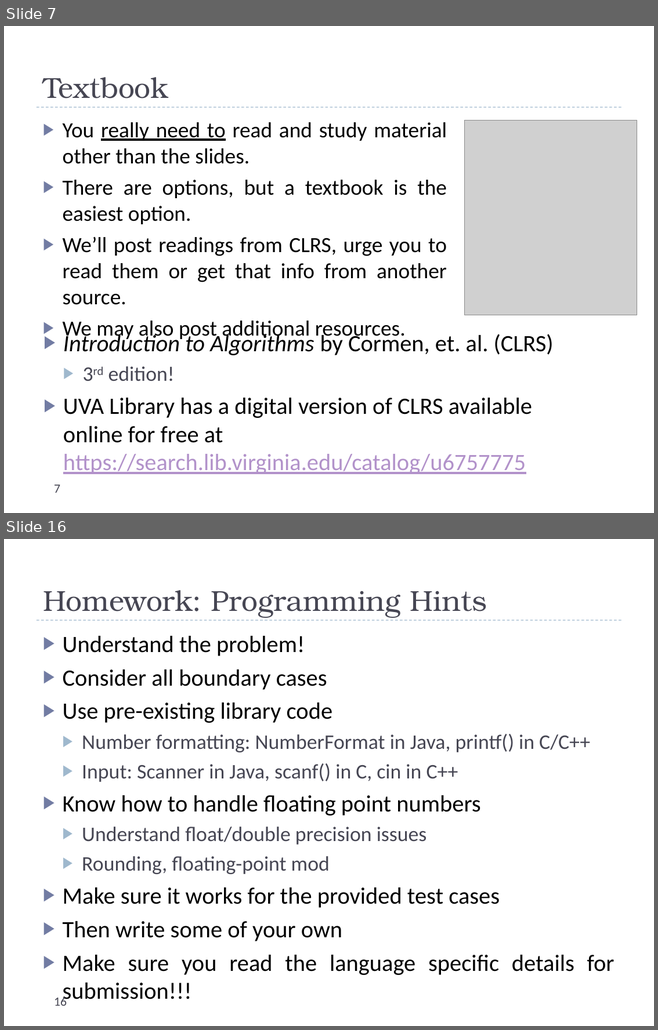
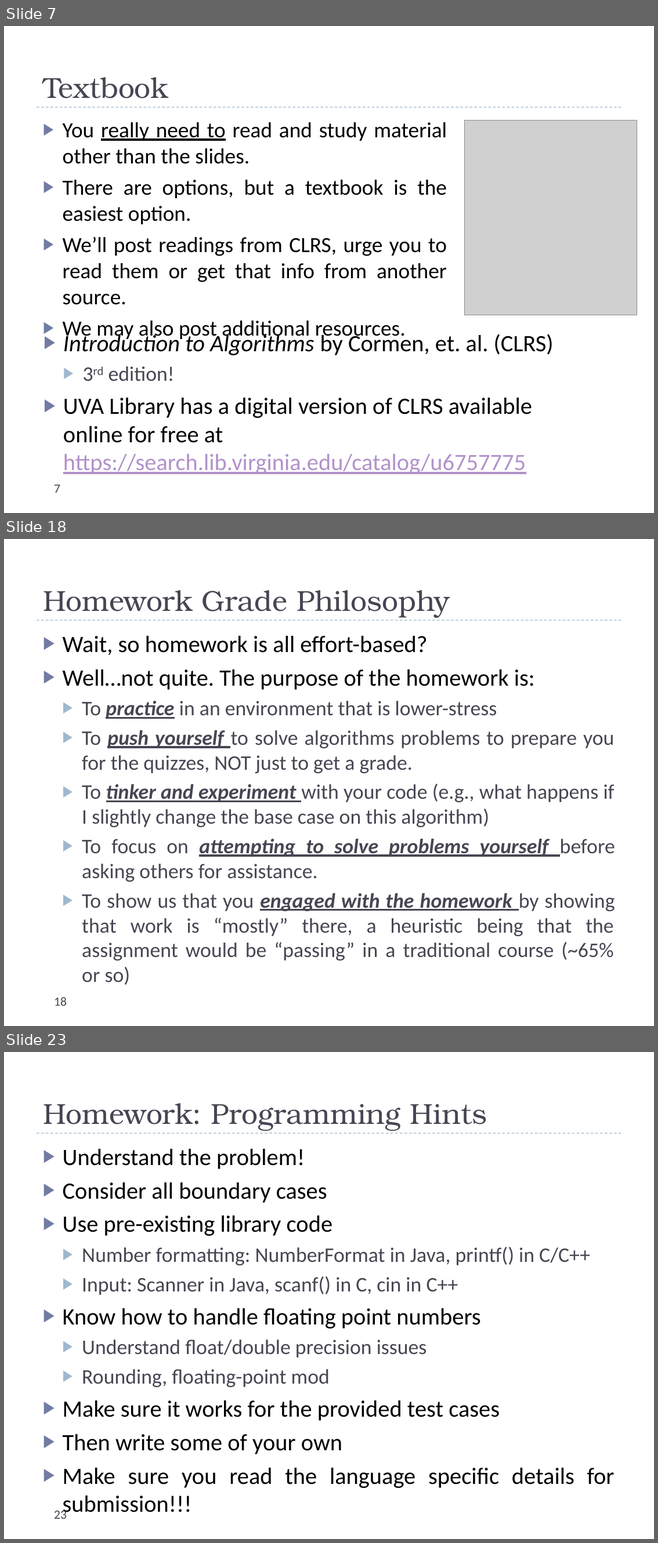
Before and after one commit to uva-cs/cs4102-f21, a slide deck: slides/courseintroduction.pptx. Shown one above the other, each under a label of ours: slides 7 and 16 before the commit, slides 7, 18 and 23 after it; the slides between them are not shown. The pictures are 658x1030 and 658x1543 pixels, drawn with LibreOffice and Linux fonts; fonts in the diff are those of the drawing; grey boxes stand for pictures. Boxes give left, top, right and bottom in pixels: in the first picture for what was removed or moved away, otherwise in the second. Text is boxed around its words. In the diff, an @@ line names an element or a change of style, - is before the commit and + after.

Commit message:
course intro slides update (first draft)

```diff
--- a/slides/courseintroduction.pptx
+++ b/slides/courseintroduction.pptx
@@ slide 18 added at <box>4,539,654,1026</box>, background #FFFFFF; not listed: 1 template element that a slide beside it also shows @@
@@ title added at <box>43,590,450,618</box>, 32 pt, text #464653 @@
+Homework Grade Philosophy
@@ text added at <box>63,636,615,985</box>, 23 pt, text #464653 @@
+▶ Wait, so homework is all effort-based?
+▶ Well…not quite. The purpose of the homework is:
+  ▶ To practice in an environment that is lower-stress
+  ▶ To push yourself to solve algorithms problems to prepare you for the quizzes, NOT just to get a grade.
+  ▶ To tinker and experiment with your code (e.g., what happens if I slightly change the base case on this algorithm)
+  ▶ To focus on attempting to solve problems yourself before asking others for assistance.
+  ▶ To show us that you engaged with the homework by showing that work is “mostly” there, a heuristic being that the assignment would be “passing” in a traditional course (~65% or so)
@@ page number added at <box>54,997,67,1006</box>, 14 pt, text #464653 @@
+18
@@ what was slide 16 is now slide 23 @@
@@ page number at <box>54,1510,67,1519</box>: text changed @@
-16
+23
```
Also in this commit, not shown: 11 slides changed, 6 other slides added, 2 slides removed.
